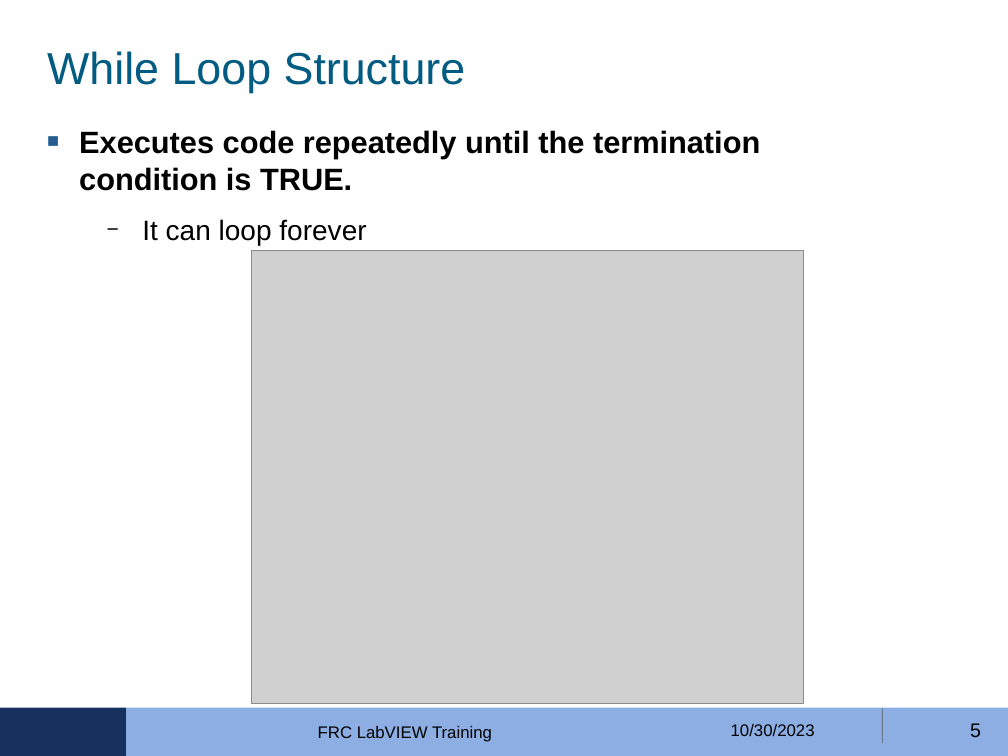
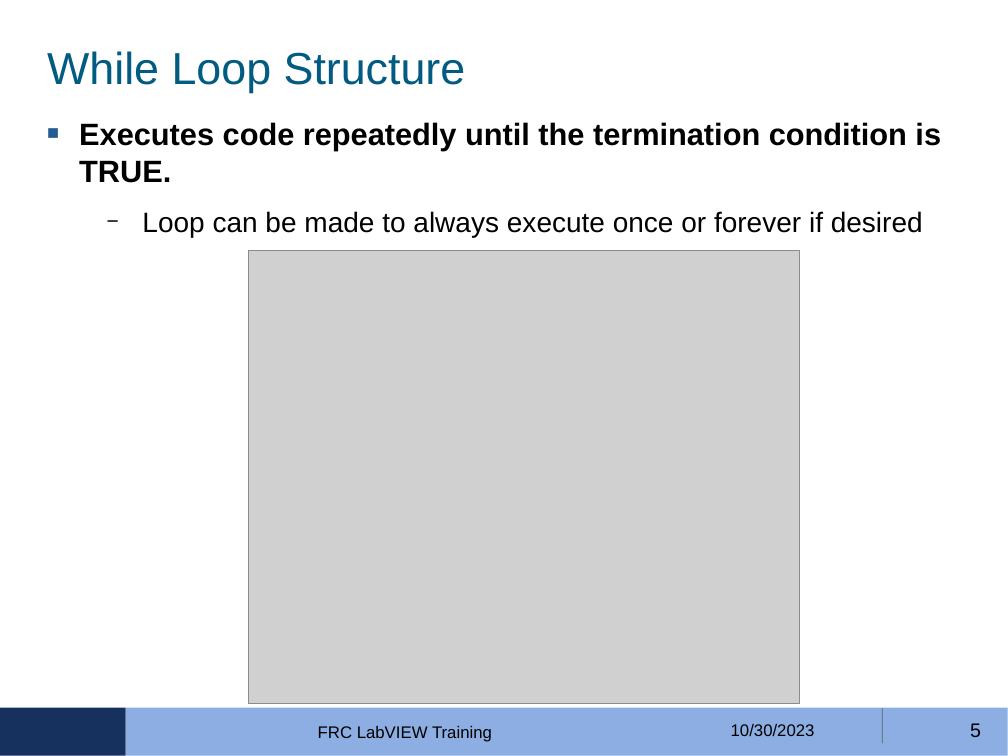
Before and after one commit to FRobotics/2023-RobotCode, a slide deck: slide 5 of Training/LabVIEW-02/FRC-4150-LabVIEW-Training-MODULE-02-2023-10-31.pptx. Drawn at 1008x756 pixels with LibreOffice and Linux fonts; fonts in the diff are those of the drawing; grey boxes stand for pictures; background and template pictures are left out. Boxes give left, top, right and bottom in pixels: in the first picture for what was removed or moved away, otherwise in the second. Text is boxed around its words. In the diff, an @@ line names an element or a change of style, - is before the commit and + after.

```diff
--- a/Training/LabVIEW-02/FRC-4150-LabVIEW-Training-MODULE-02-2023-10-31.pptx
+++ b/Training/LabVIEW-02/FRC-4150-LabVIEW-Training-MODULE-02-2023-10-31.pptx
@@ text "Executes code repeatedly until the ...": place and size @@
-text "Executes code repeatedly until the ..." at <box>79,130,760,245</box>
+text "Executes code repeatedly until the ..." at <box>79,122,941,237</box>
@@ text at <box>142,211,923,237</box>: text changed @@
-  − It can loop forever
+  − Loop can be made to always execute once or forever if desired
@@ picture: place and size @@
-picture at <box>252,250,803,704</box>
+picture at <box>248,250,799,704</box>
```
Also in this commit, not shown: 1 other slide changed, 12 other files.
